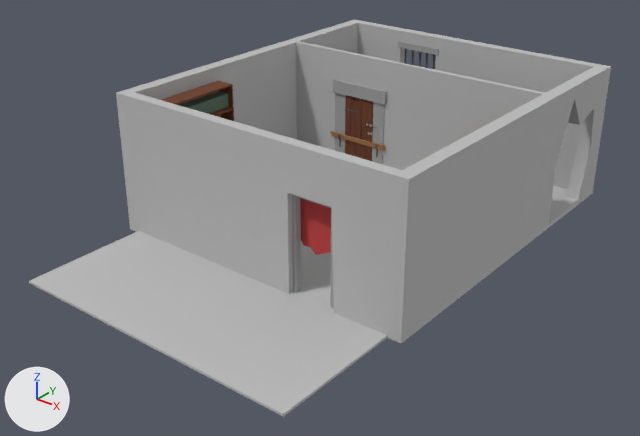
The FBX model Assets/3D Models/door with room.FBX: old version first, new version second.
Camera for both pictures: a camera (50 mm lens) standing at (11.47, -15.39, 8.49) and looking at (1.17, -2.5, 0.51). The axes (+X, +Y, +Z) are drawn at lower left. The lights are the same throughout. Where no turn or scale is listed for an object, it has been applied to the vertices. Vertices at the same position are counted once.

Names of what the first picture shows: 'Bookcase', 'Curtain with Pole', 'Door', 'Door frame', 'Minor door frame', 'Walls'.
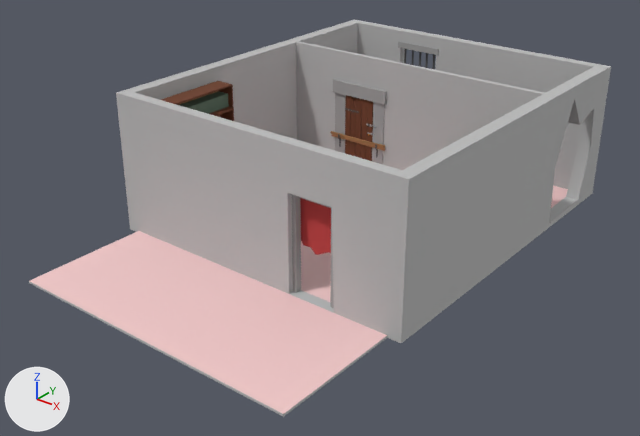
What differs and where, as boxes [x1, y1, x2, y2] in the pictures (640 x 436 px):
part 1 of me_mesh_021, recoloured (grey to pink): [551, 185, 568, 208] in both
part 2 of me_mesh_021, recoloured: [301, 241, 331, 302] in both
part 3 of me_mesh_021, recoloured (grey to pink): [30, 231, 387, 414] in both

The change in detail:
Material 'Floor' (mat_floor) is new.
Its base color is (0.906, 0.596, 0.596) (pink #f4cbcb).
Its roughness is 0.859.
me_mesh_021 has 141 vertices, 294 faces and spans x -2.05..4.95, y -8.02..2.71, z -1.05..2.0.
me_mesh_021 is used by ob_walls; location (-0.35, 0.7, 1.0).
me_mesh_021 part 1: all 6 faces centred in x -0.69..3.34, y 0.48..1.67, z -1.0 switch from mat_stone_brick_wall (grey #bcbcbc) to mat_floor (pink #f4cbcb).
me_mesh_021 part 2: all 4 faces centred in x -1.3..2.53, y -3.37..-1.7, z -1.0 switch from mat_stone_brick_wall (grey #bcbcbc) to mat_floor (pink #f4cbcb).
me_mesh_021 part 3: all 2 faces centred in x 0.38..2.53, y -7.11..-6.19, z -1.0 switch from mat_stone_brick_wall (grey #bcbcbc) to mat_floor (pink #f4cbcb).
